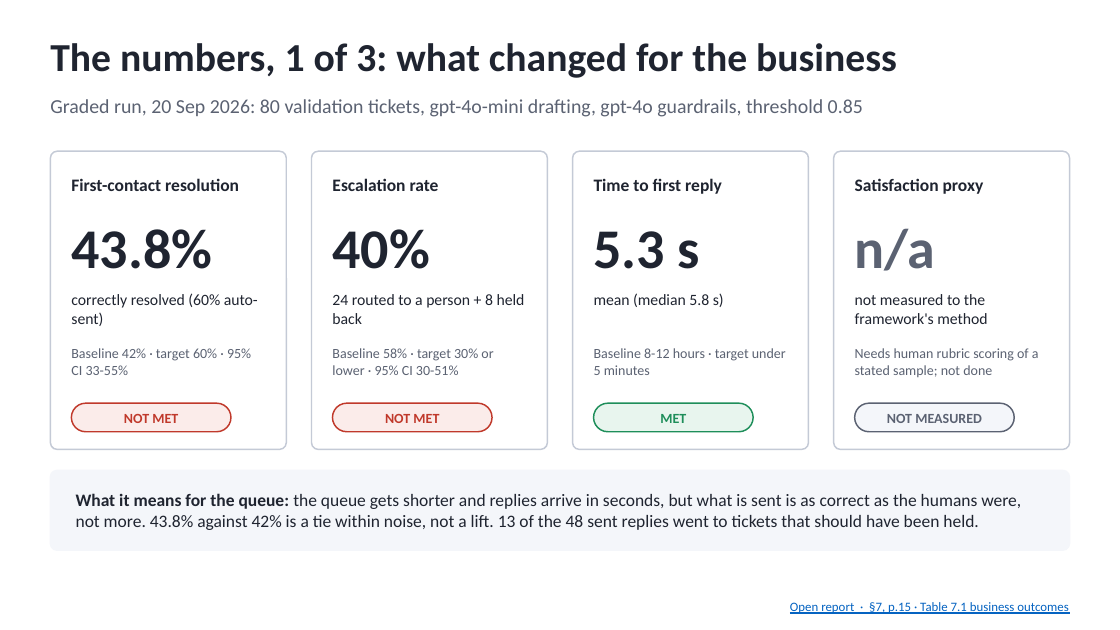
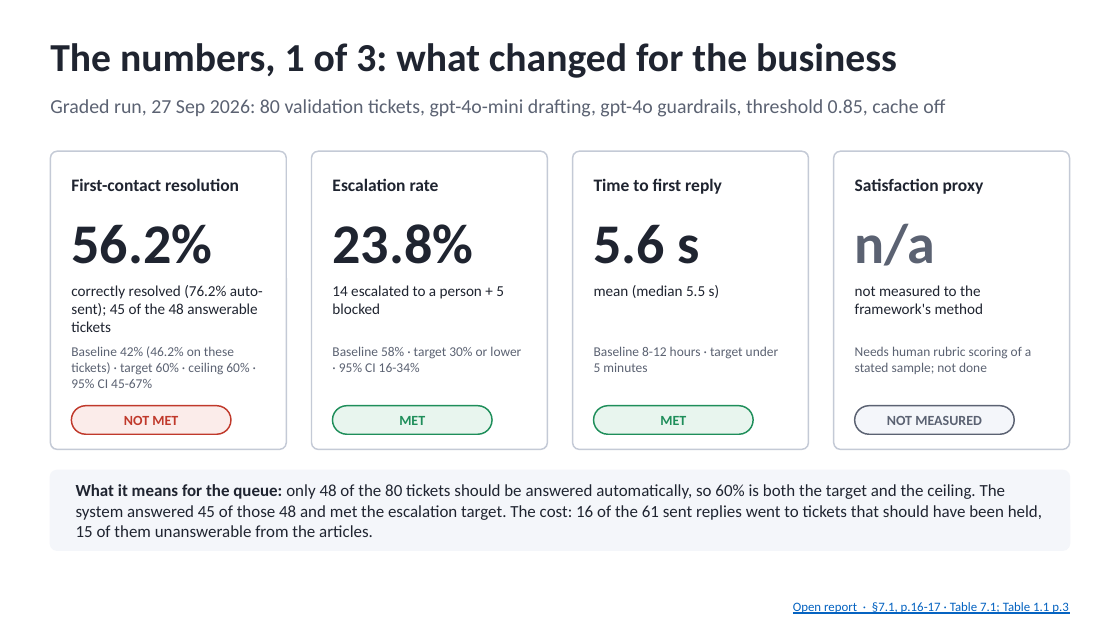
Before and after one commit to coolalok/fde-capstone, a slide deck: slide 16 of presentation/AlokKulkarni_Capstone_Presentation.pptx. Drawn at 1120x630 pixels with LibreOffice and Linux fonts; fonts in the diff are those of the drawing. Boxes give left, top, right and bottom in pixels: in the first picture for what was removed or moved away, otherwise in the second. Text is boxed around its words. In the diff, an @@ line names an element or a change of style, - is before the commit and + after.

```diff
--- a/presentation/AlokKulkarni_Capstone_Presentation.pptx
+++ b/presentation/AlokKulkarni_Capstone_Presentation.pptx
@@ text at <box>50,99,945,117</box>: text changed @@
-Graded run, 20 Sep 2026: 80 validation tickets, gpt-4o-mini drafting, gpt-4o guardrails, threshold 0.85
+Graded run, 27 Sep 2026: 80 validation tickets, gpt-4o-mini drafting, gpt-4o guardrails, threshold 0.85, cache off
@@ text "n/a": place and size @@
-text "n/a" at <box>855,228,935,271</box>
+text "n/a" at <box>855,223,935,266</box>
@@ text at <box>71,224,212,264</box>: text changed @@
-43.8%
+56.2%
@@ text at <box>332,224,473,264</box>: text changed @@
-40%
+23.8%
@@ text at <box>594,224,700,264</box>: text changed @@
-5.3 s
+5.6 s
@@ text at <box>71,285,263,332</box>: text changed; size 13.5 to 13 pt @@
-correctly resolved (60% auto-sent)
+correctly resolved (76.2% auto-sent); 45 of the 48 answerable tickets
@@ text at <box>332,285,504,314</box>: text changed; size 13.5 to 13 pt @@
-24 routed to a person + 8 held back
+14 escalated to a person + 5 blocked
@@ text at <box>594,285,720,298</box>: text changed; size 13.5 to 13 pt @@
-mean (median 5.8 s)
+mean (median 5.5 s)
@@ text "not measured to the framework's ...": place and size @@
-text "not measured to the framework's ..." at <box>855,294,987,324</box>
+text "not measured to the framework's ..." at <box>855,285,983,314</box>
@@ text "not measured to the framework's ..." at <box>855,285,983,314</box>: size 13.5 to 13 pt @@
@@ text at <box>71,346,249,388</box>: text changed; size 12 to 11.5 pt @@
-Baseline 42% · target 60% · 95% CI 33-55%
+Baseline 42% (46.2% on these tickets) · target 60% · ceiling 60% · 95% CI 45-67%
@@ text at <box>332,346,521,372</box>: text changed; size 12 to 11.5 pt @@
-Baseline 58% · target 30% or lower · 95% CI 30-51%
+Baseline 58% · target 30% or lower · 95% CI 16-34%
@@ text "Baseline 8-12 hours · target ..." at <box>594,346,779,372</box>: size 12 to 11.5 pt @@
@@ text "Needs human rubric scoring of ..." at <box>855,346,1031,374</box>: size 12 to 11.5 pt @@
@@ rounded rectangle at <box>333,406,492,434</box>: fill #FBECEA to #E8F5EE; outline #C0392B 1.25 pt to #1E8E5A 1.25 pt @@
@@ text at <box>399,416,425,425</box>: text changed; text colour #C0392B to #1E8E5A @@
-NOT MET
+MET
@@ text at <box>76,484,1042,537</box>: text changed; size 15 to 14.5 pt @@
-What it means for the queue: the queue gets shorter and replies arrive in seconds, but what is sent is as correct as the humans were, not more. 43.8% against 42% is a tie within noise, not a lift. 13 of the 48 sent replies went to tickets that should have been held.
+What it means for the queue: only 48 of the 80 tickets should be answered automatically, so 60% is both the target and the ceiling. The system answered 45 of those 48 and met the escalation target. The cost: 16 of the 61 sent replies went to tickets that should have been held, 15 of them unanswerable from the articles.
@@ text at <box>793,602,1068,614</box>: text changed @@
-Open report · §7, p.15 · Table 7.1 business outcomes
+Open report · §7.1, p.16-17 · Table 7.1; Table 1.1 p.3
```
Also in this commit, not shown: 20 other slides changed, 2 slides added, 2 slides removed, 13 other files.
